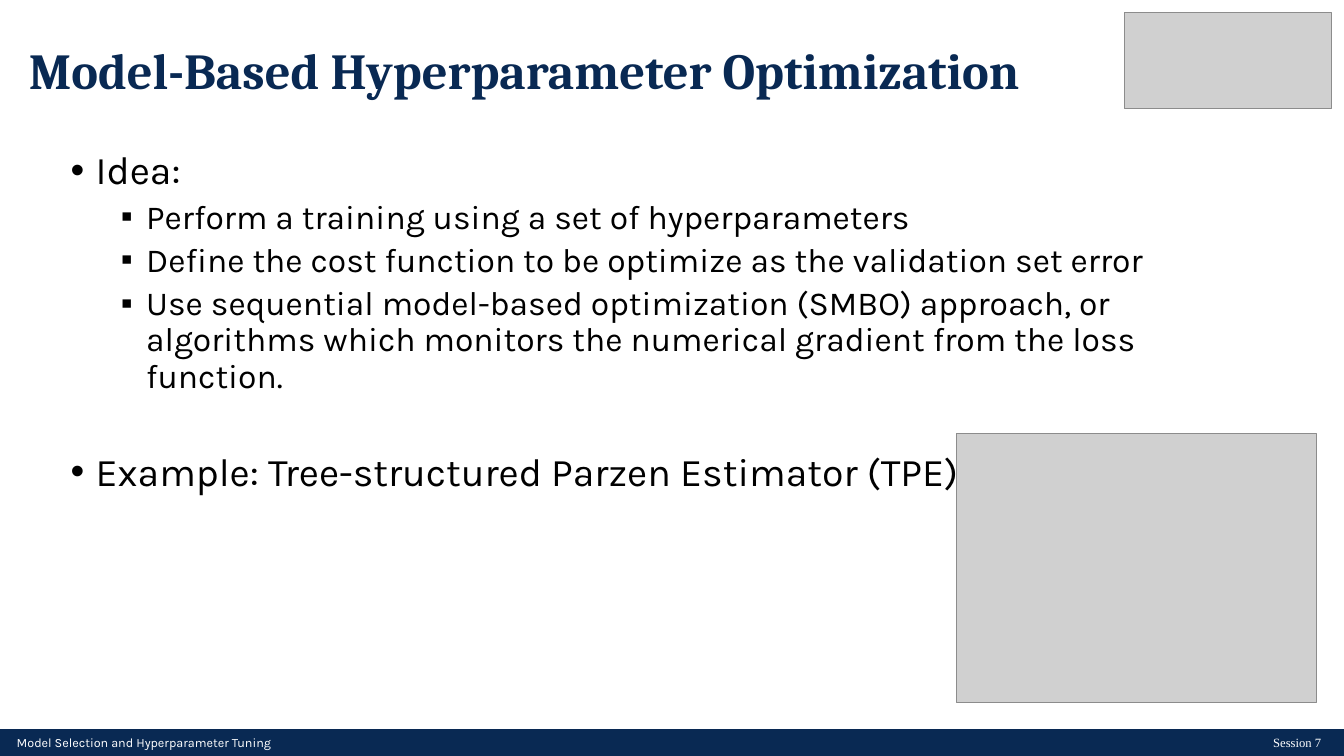
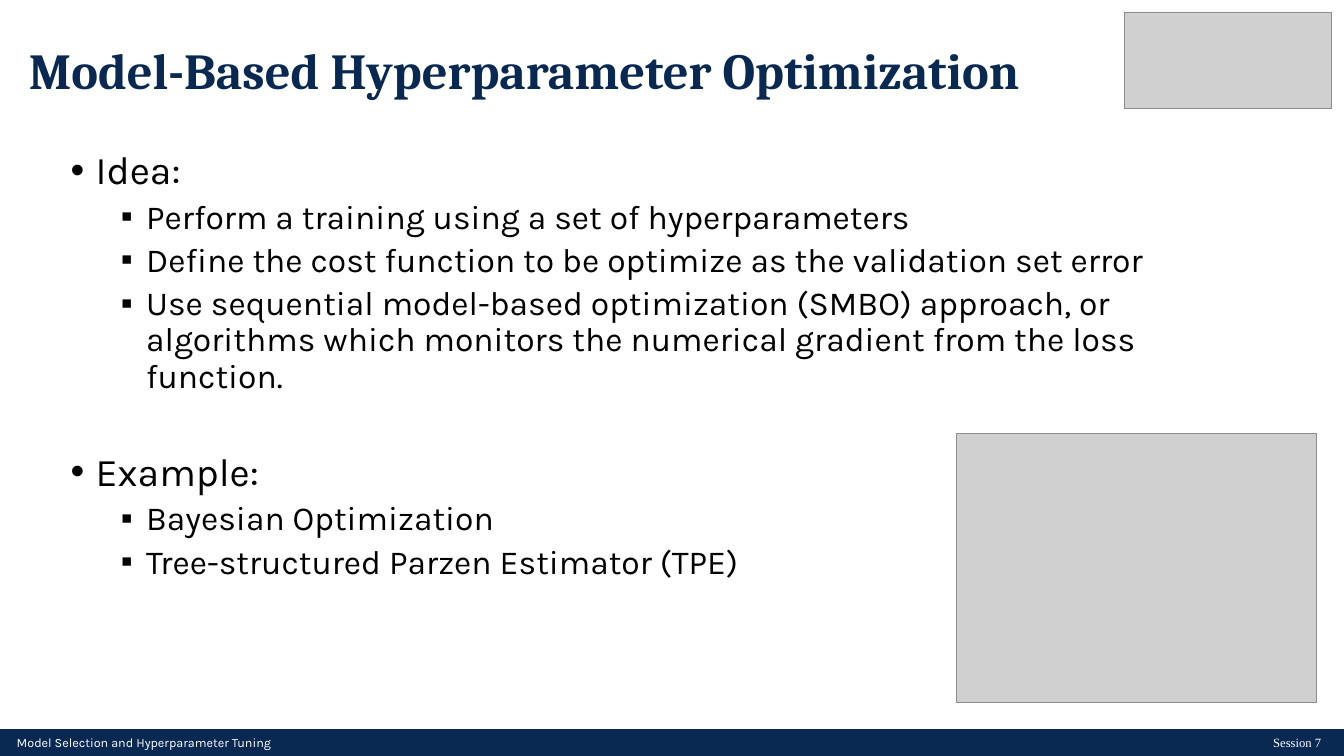
Before and after one commit to LCDA-UCP/dl_with_pytorch, a slide deck: slide 26 of lectures/DL-Session07.pptx. Drawn at 1344x756 pixels with LibreOffice and Linux fonts; fonts in the diff are those of the drawing; grey boxes stand for pictures. Boxes give left, top, right and bottom in pixels: in the first picture for what was removed or moved away, otherwise in the second. Text is boxed around its words. In the diff, an @@ line names an element or a change of style, - is before the commit and + after.

```diff
--- a/lectures/DL-Session07.pptx
+++ b/lectures/DL-Session07.pptx
@@ text at [96, 459, 738, 578]: text changed; size 28 to 24 pt @@
-• Example: Tree-structured Parzen Estimator (TPE)
+• Example:
+  ▪ Bayesian Optimization
+  ▪ Tree-structured Parzen Estimator (TPE)
```
Also in this commit, not shown: 2 other slides changed, 5 slides added, 1 other file.
